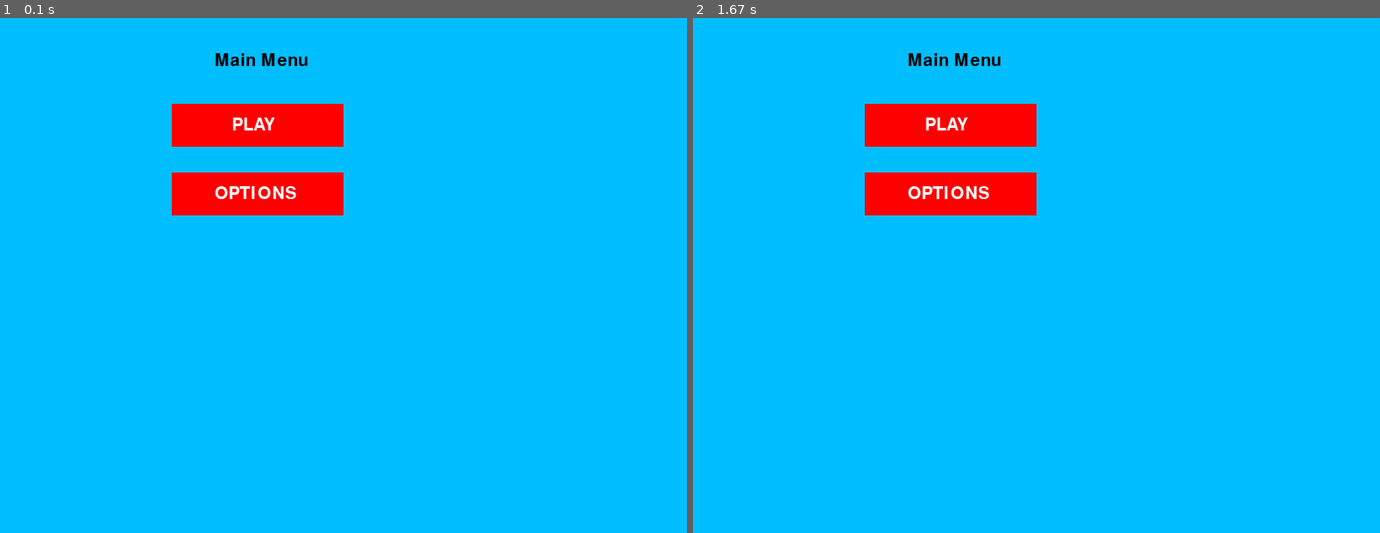
Above: before the commit, frames 1-2 (left to right).
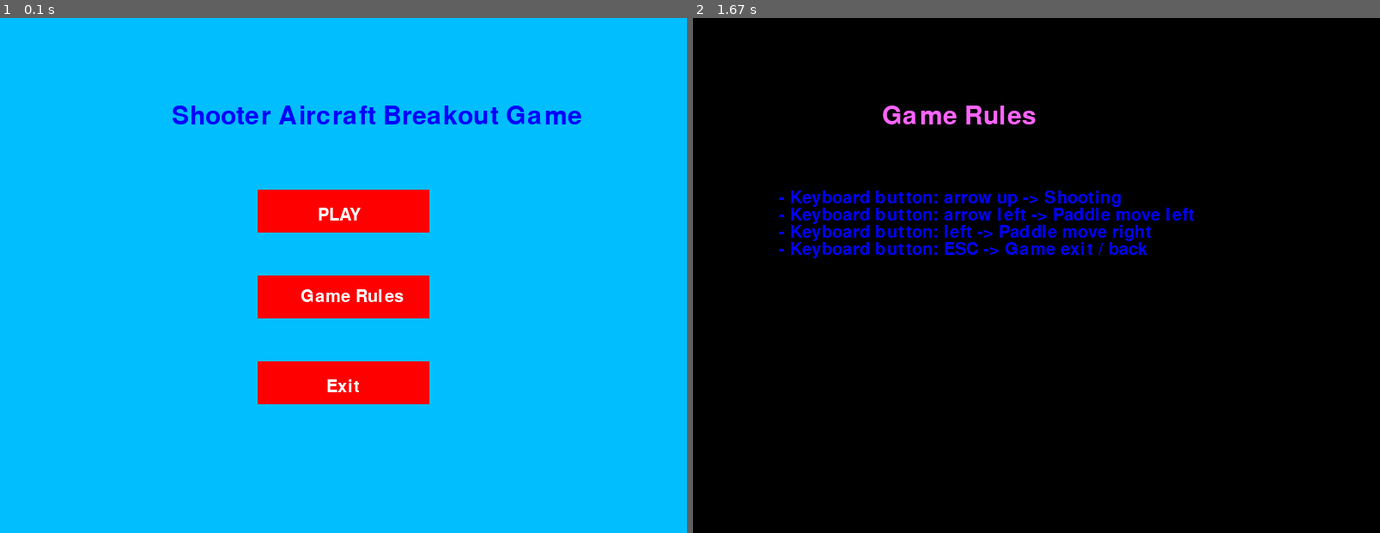
Above: after the commit, the same moments.

Repository: FaisalAhmedBijoy/Shooter-Aircraft-Game-using-PyGame-Library
Game: pygame game, started from main.py
Two runs of this game, one before a commit and one after it. Both use one fixed random seed, a clock stepped at 60 frames per second and the inputs below.
Inputs (mouse positions are in pixels of both pictures, inside the frame that each line leads up to):
- Up to frame 1 (0.1 s): no input
- Up to frame 2 (1.67 s): click (1036, 275) at 0.38 s

The runs differ from the first frame. In frame 1, 10% of the frame differs, in the area x 25-85%, y 6-75%; in frame 2, 100%, in the area x 0-100%, y 0-100%.

Commit message:
succesfully added game menu rules and exit

Diff:
--- a/game_menu.py
+++ b/game_menu.py
@@ -13,6 +13,7 @@
 A function that can be used to write text on our screen and buttons
 """
 def draw_text(text, font, color, surface, x, y):
+
     textobj = font.render(text, 1, color)
     textrect = textobj.get_rect()
     textrect.topleft = (x, y)
@@ -87,12 +88,21 @@
 """
 This function is called when the "OPTIONS" button is clicked.
 """
-def options():
+def options(screen,font,mainClock,click=False):
     running = True
+    game_rules=['- Keyboard button: arrow up -> Shooting',
+                '- Keyboard button: arrow left -> Paddle move left',
+                '- Keyboard button: left -> Paddle move right',
+                '- Keyboard button: ESC -> Game exit / back']
     while running:
         screen.fill((0,0,0))
 
-        draw_text('OPTIONS SCREEN', font, (255, 255, 255), screen, 20, 20)
+        draw_text('Game Rules', pygame.font.SysFont(None, 45), (255, 100, 255), screen, 220, 100)
+        # draw_text(game_rules[0], font, (255, 255, 255), screen, 20, 20)
+        for index,rules in enumerate(game_rules):
+            # print(index,rules)
+            draw_text(rules, font, (0, 0, 255), screen, 100, index*20+200)
+
         for event in pygame.event.get():
             if event.type == QUIT:
                 pygame.quit()
@@ -111,7 +121,9 @@
     screen = pygame.display.set_mode((600, 300),0,32)
     # A variable to check for the status later
     click = False
+    font = pygame.font.SysFont(None, 30)
 
     #setting font settings
     font = pygame.font.SysFont(None, 30)
-    start_options_menu(screen,font,mainClock,click)
+    options(screen,font,mainClock,click)
+    # start_options_menu(screen,font,mainClock,click)
--- a/main.py
+++ b/main.py
@@ -10,10 +10,12 @@
 from ball import Ball
 from brick import Brick
 from game_menu import *
+from pygame.locals import *
 pygame.init()
 
 score=cfg.SCORE
 lives=cfg.LIVES
+font = pygame.font.SysFont(None, 30)
 
 # set window size
 size=(cfg.WINDOW_WIDTH,cfg.WINDOW_HEIGHT)
@@ -158,13 +160,15 @@
     click = False
     while True:
         screen.fill((0,190,255))
-        draw_text('Main Menu', font, (0,0,0), screen, 250, 40)
+        draw_text('Shooter Aircraft Breakout Game', pygame.font.SysFont(None, 45), (0,0,255), screen, 200, 100)
 
         mx, my = pygame.mouse.get_pos()
 
         #creating buttons
-        button_1 = pygame.Rect(200, 100, 200, 50)
-        button_2 = pygame.Rect(200, 180, 200, 50)
+        button_1 = pygame.Rect(300, 200, 200, 50)
+        button_2 = pygame.Rect(300, 300, 200, 50)
+        button_3 = pygame.Rect(300,400, 200, 50)
+
 
         #defining functions when a certain button is pressed
         if button_1.collidepoint((mx, my)):
@@ -177,13 +181,22 @@
 
         if button_2.collidepoint((mx, my)):
             if click:
-                options()
+                options(screen,font,mainClock,click)
+
+        if button_3.collidepoint((mx, my)):
+            if click:
+                pygame.quit()
+                sys.exit()
+
         pygame.draw.rect(screen, (255, 0, 0), button_1)
         pygame.draw.rect(screen, (255, 0, 0), button_2)
+        pygame.draw.rect(screen, (255, 0, 0), button_3)
+
 
         #writing text on top of button
-        draw_text('PLAY', font, (255,255,255), screen, 270, 115)
-        draw_text('OPTIONS', font, (255,255,255), screen, 250, 195)
+        draw_text('PLAY', font, (255,255,255), screen, 370, 220)
+        draw_text('Game Rules', font, (255,255,255), screen, 350, 315)
+        draw_text('Exit', font, (255,255,255), screen, 380, 420)
 
         click = False
         for event in pygame.event.get():
